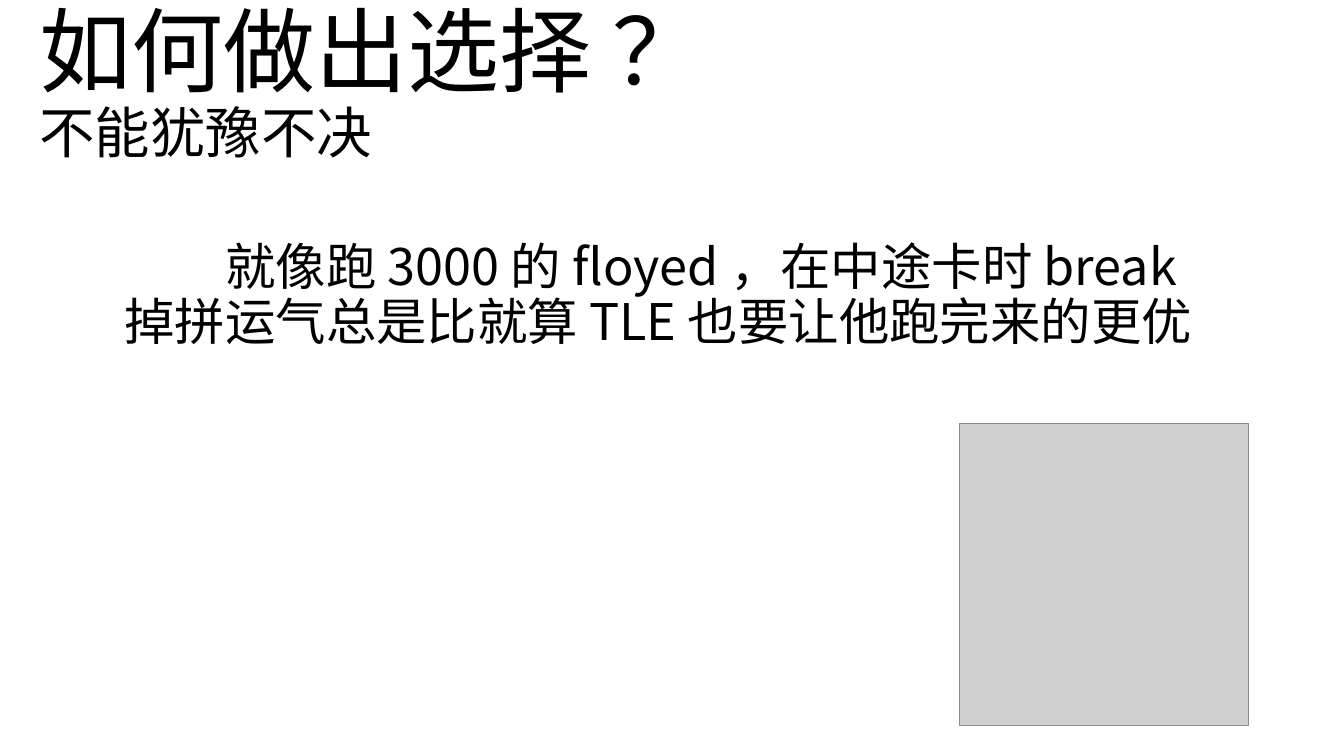
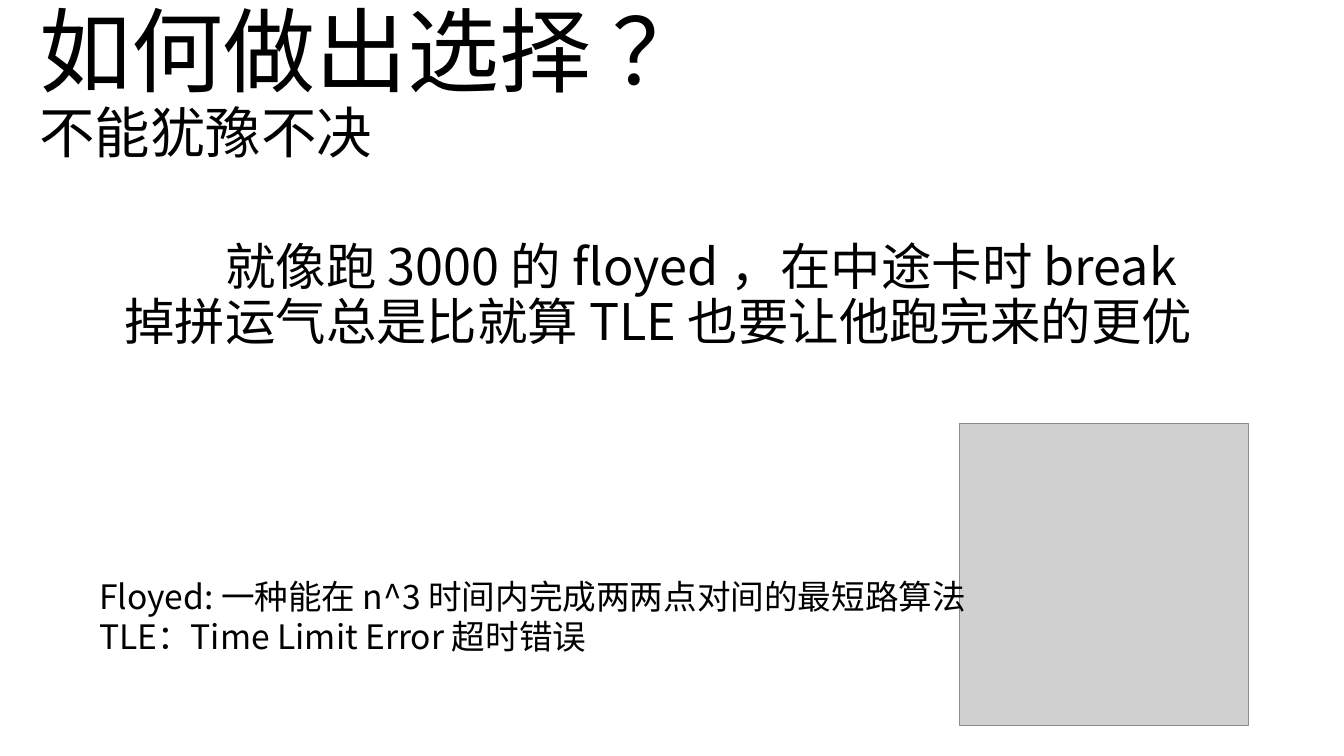
Before and after one commit to BambooDay/OI, a slide deck: slide 8 of 激情演讲.pptx (slide 7 before the commit). Drawn at 1344x756 pixels with LibreOffice and Linux fonts; fonts in the diff are those of the drawing; grey boxes stand for pictures. Boxes give left, top, right and bottom in pixels: in the first picture for what was removed or moved away, otherwise in the second. Text is boxed around its words. In the diff, an @@ line names an element or a change of style, - is before the commit and + after.

```diff
--- a/激情演讲.pptx
+++ b/激情演讲.pptx
@@ text added at (99, 574, 966, 652), 24 pt, text #000000 @@
+Floyed: 一种能在 n^3 时间内完成两两点对间的最短路算法
+TLE：Time Limit Error 超时错误
```
Also in this commit, not shown: 3 other slides changed, 1 slide added, 25 other files.
